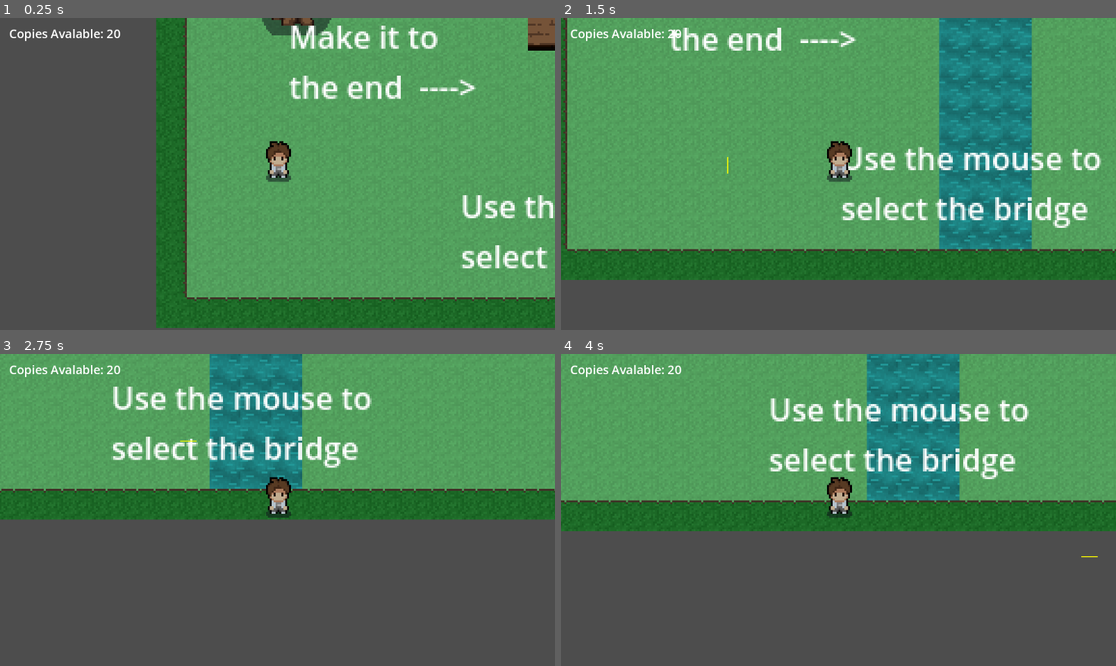
Above: before the commit, frames 1-4 (two rows, left to right).
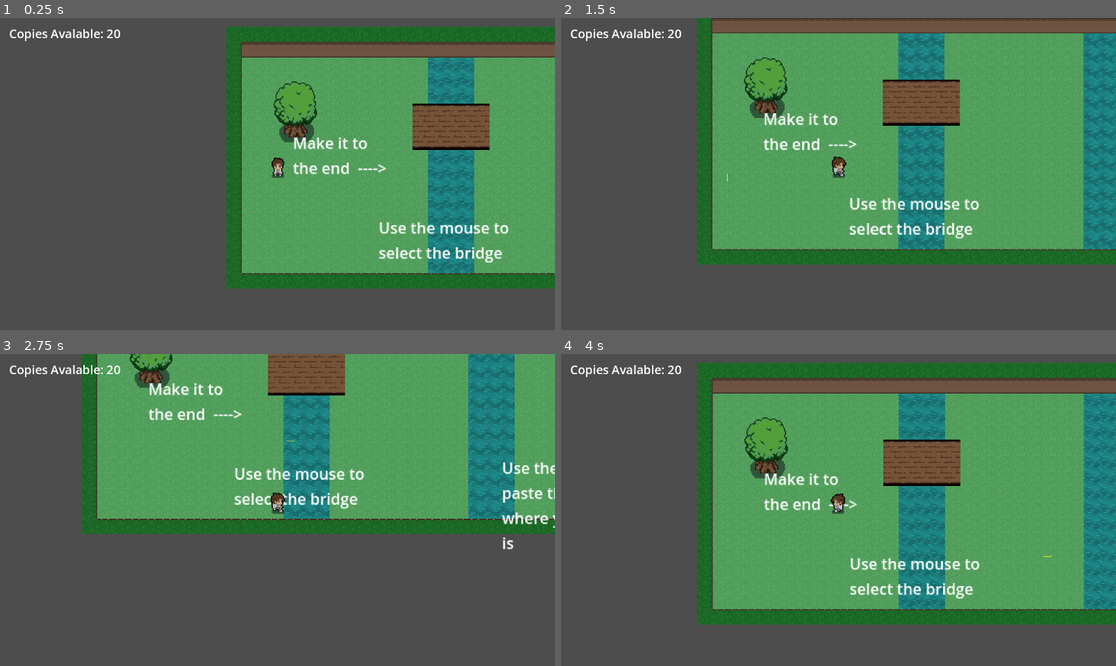
Above: after the commit, the same moments.

Repository: 2sabbas/13IT1-Game-Progect
Game: Godot game, scene res://Scenes/main.tscn
The game is run twice, just before and just after one commit, with the same random seed, the same clock (stepped at 60 frames per second) and the same inputs.
Inputs (mouse positions are in pixels of both pictures, inside the frame that each line leads up to):
- Up to frame 1 (0.25 s): no input
- Up to frame 2 (1.5 s): move the mouse to (960, 158) at 0.52 s; hold D (move_right) 0.53-1.28 s; click (960, 158) at 0.6 s; move the mouse to (727, 189) at 1.27 s; hold S (move_down) from 1.28 s (still down); click (727, 189) at 1.35 s
- Up to frame 3 (2.75 s): move the mouse to (333, 441) at 2.02 s; release S (move_down) at 2.03 s; hold D (move_right) from 2.03 s (still down); click (333, 441) at 2.1 s
- Up to frame 4 (4 s): move the mouse to (810, 572) at 2.77 s; release D (move_right) at 2.78 s; hold W (move_up) 2.78-3.53 s; click (810, 572) at 2.85 s; move the mouse to (1005, 556) at 3.52 s; hold A (move_left) from 3.53 s (still down); click (1005, 556) at 3.6 s

The runs differ from the first frame. In frame 1, 43% of the frame differs, in the area x 28-100%, y 0-100%; in frame 2, 55%; in frame 3, 37%; in frame 4, 64%, in the area x 0-100%, y 0-87%.

Commit message:
finished animations for the player

Diff:
--- a/Game/13it1game/Scenes/main.tscn
+++ b/Game/13it1game/Scenes/main.tscn
@@ -52,10 +52,10 @@
 Passed"
 
 [node name="Player" parent="." instance=ExtResource("1_4lc31")]
-position = Vector2(63, 176)
+position = Vector2(53, 137)
 
 [node name="Camera2D" type="Camera2D" parent="Player"]
-zoom = Vector2(4, 4)
+zoom = Vector2(2, 2)
 
 [node name="RTS-Node" type="Node2D" parent="."]
 script = ExtResource("4_5pbld")
--- a/Game/13it1game/Scripts/player.gd
+++ b/Game/13it1game/Scripts/player.gd
@@ -1,4 +1,6 @@
 extends CharacterBody2D
+
+@onready var animated_sprite: AnimatedSprite2D = $AnimatedSprite2D
 
 @export var speed = 125
 var cur_dir = "none"
@@ -29,7 +31,38 @@
 				cur_dir = "down"
 			else:
 				cur_dir = "up"
+		play_movement_animation(1)
 	else:
 		velocity = Vector2.ZERO
+		play_movement_animation(0)
 
 	move_and_slide()
+
+
+func play_movement_animation(motion):
+	var dir = cur_dir
+
+	if dir == "right":
+		animated_sprite.flip_h = false
+		if motion == 1:
+			animated_sprite.play("walk_side")
+		else:
+			animated_sprite.play("idle_side")
+	if dir == "left":
+		animated_sprite.flip_h = true
+		if motion == 1:
+			animated_sprite.play("walk_side")
+		else:
+			animated_sprite.play("idle_side")
+	if dir == "up":
+		animated_sprite.flip_h = false
+		if motion == 1:
+			animated_sprite.play("walk_back")
+		else:
+			animated_sprite.play("idle_back")
+	if dir == "down":
+		animated_sprite.flip_h = false
+		if motion == 1:
+			animated_sprite.play("walk_front")
+		else:
+			animated_sprite.play("idle_front")
